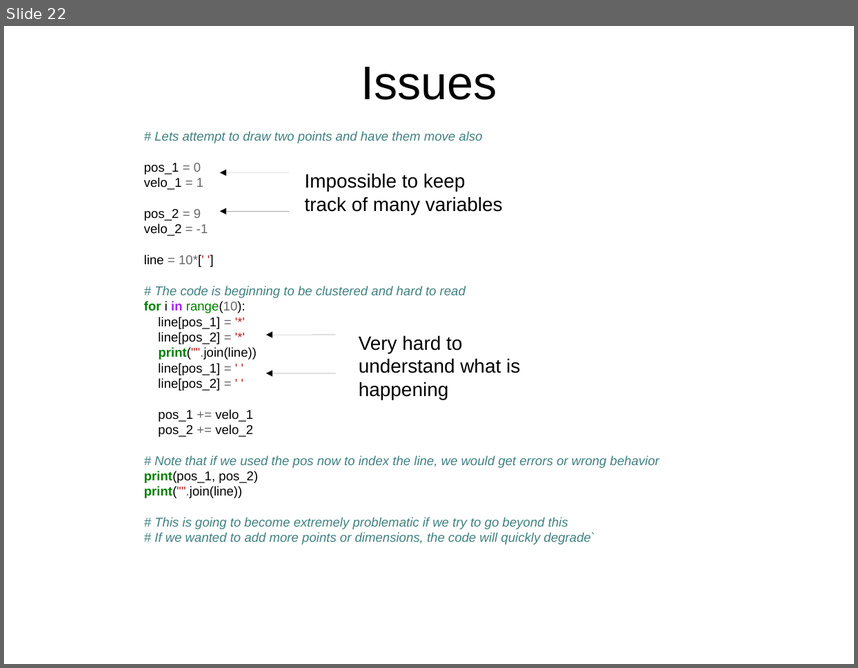
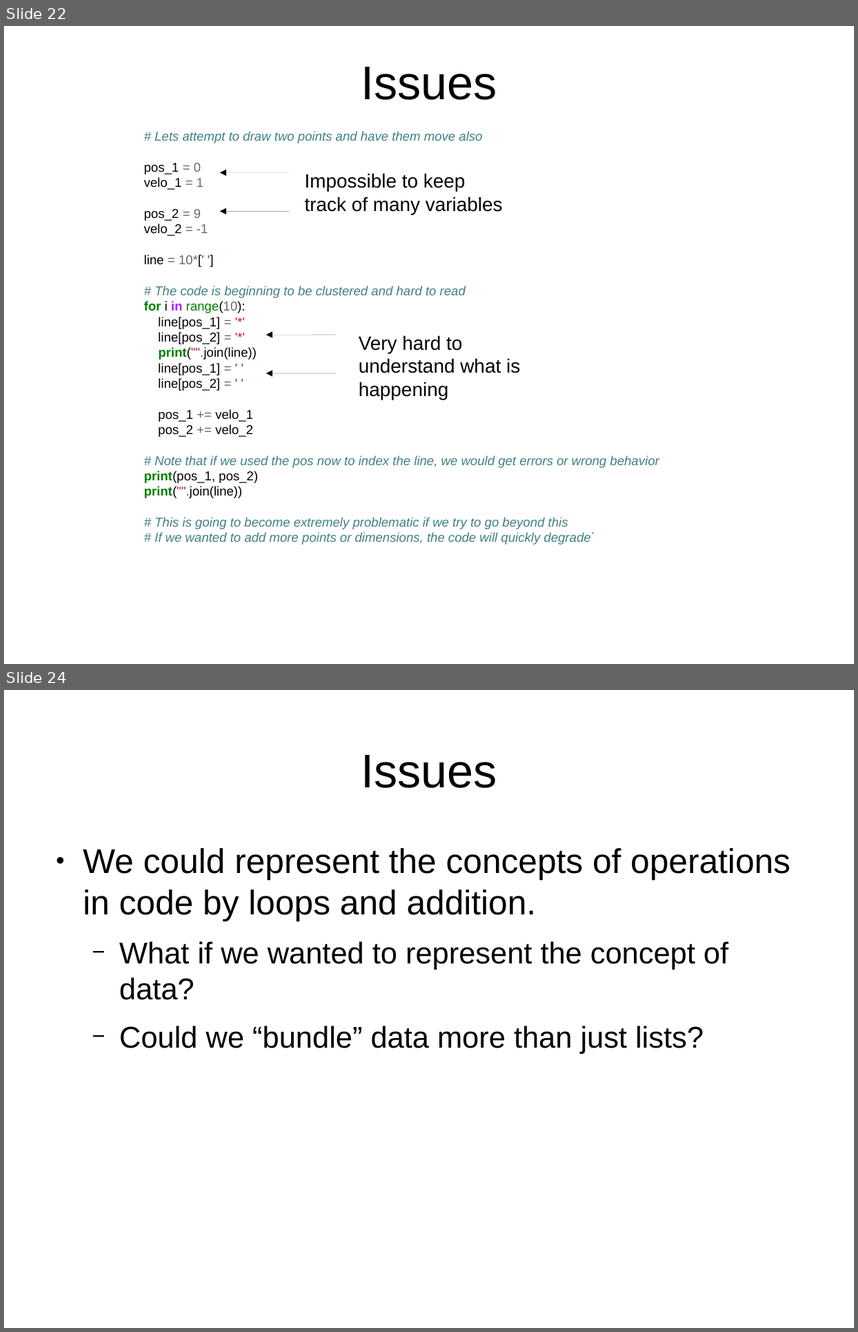
Before and after one commit to f0lie/basic_python_workshop, a slide deck: powerpoint.odp. Shown one above the other, each under a label of ours: slide 22 before the commit, slides 22 and 24 after it; the slides between them are not shown. The pictures are 858x668 and 858x1332 pixels, drawn with LibreOffice and Linux fonts; fonts in the diff are those of the drawing. Boxes give left, top, right and bottom in pixels: in the first picture for what was removed or moved away, otherwise in the second. Text is boxed around its words. In the diff, an @@ line names an element or a change of style, - is before the commit and + after.

```diff
--- a/powerpoint.odp
+++ b/powerpoint.odp
@@ slide 24 added at (x1=4, y1=690, x2=854, y2=1328), background #FFFFFF @@
@@ title added at (x1=361, y1=755, x2=497, y2=788), 44 pt, text #000000 @@
+Issues
@@ text added at (x1=83, y1=848, x2=791, y2=1054), 28 pt, text #000000 @@
+● We could represent the concepts of operations in code by loops and addition.
+  − What if we wanted to represent the concept of data?
+  − Could we “bundle” data more than just lists?
```
Also in this commit, not shown: 1 slide changed, 4 other slides added, 1 slide removed, 1 other file.
